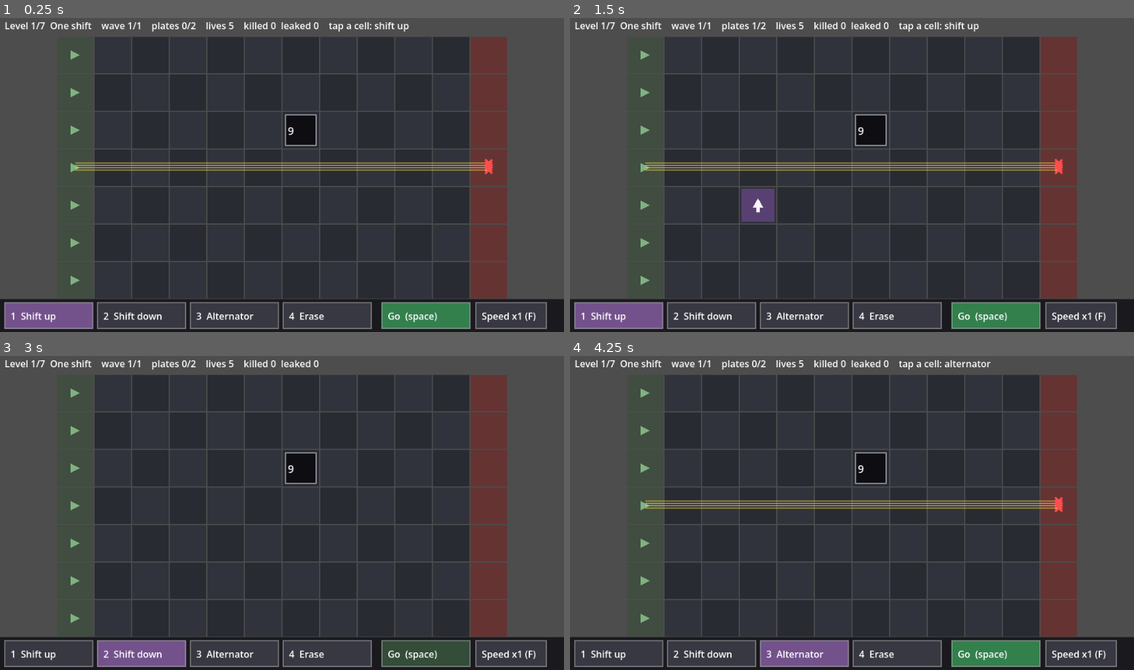
Above: before the commit, frames 1-4 (two rows, left to right).
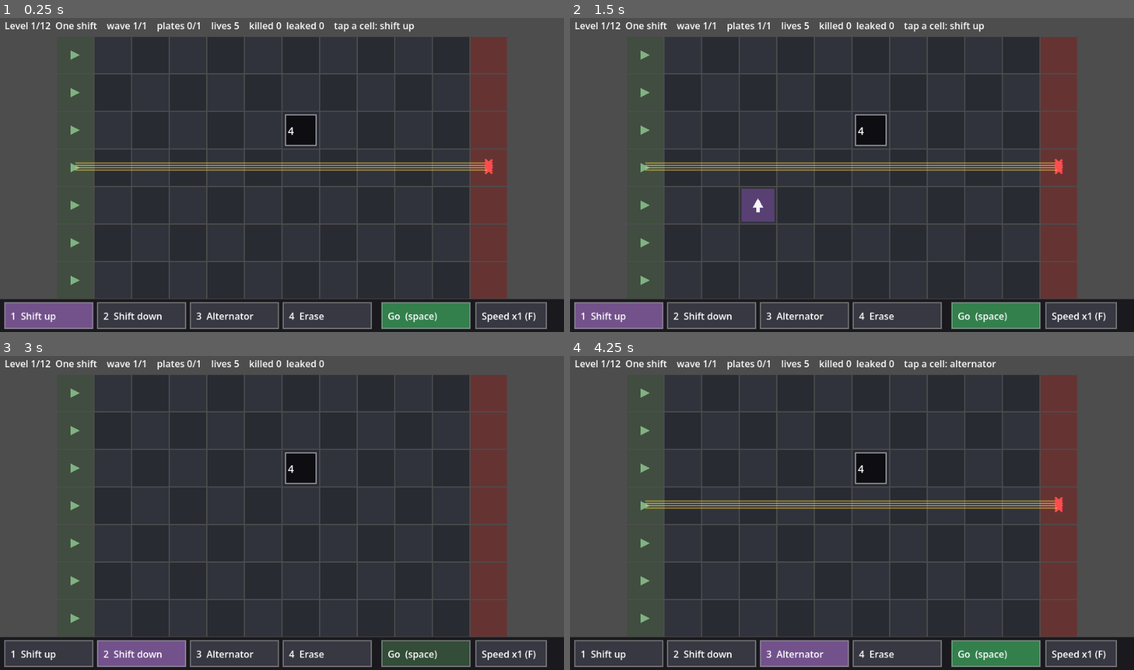
Above: after the commit, the same moments.

Repository: VladimirLi/game-off-2026
Game: Godot game, scene res://main.tscn
The game is run twice, just before and just after one commit, with the same random seed, the same clock (stepped at 60 frames per second) and the same inputs.
Inputs (mouse positions are in pixels of both pictures, inside the frame that each line leads up to):
- Up to frame 1 (0.25 s): no input
- Up to frame 2 (1.5 s): tap Enter at 0.5 s; move the mouse to (976, 159) at 0.52 s; tap R at 0.6, 1.35 s; click (976, 159) at 0.67 s; tap Space at 0.77 s; move the mouse to (739, 190) at 1.27 s; click (739, 190) at 1.42 s
- Up to frame 3 (3 s): tap Space at 1.52, 2.75 s; move the mouse to (338, 440) at 2.02 s; tap 1 at 2.1 s; click (338, 440) at 2.17 s; tap R at 2.3 s; move the mouse to (253, 575) at 2.77 s; tap 2 at 2.85 s; click (253, 575) at 2.92 s
- Up to frame 4 (4.25 s): tap Space at 3.02, 3.77 s; tap R at 3.05, 3.8 s; tap Enter at 3.5 s; move the mouse to (1021, 560) at 3.52 s; tap 3 at 3.6 s; click (1021, 560) at 3.67 s

The runs differ from the first frame. In frame 1, 0.8% of the frame differs, in the area x 7-74%, y 1-38%; in frame 2, 0.8%; in frame 3, 0.6%; in frame 4, 0.9%, in the area x 7-76%, y 1-38%.

Commit message:
Shunting Yard: twelve tighter levels, bolted floor, faster solver
Playtest said the first set was too easy. Budgets now equal the solver's
minimum, pit capacities equal the wave sizes, later levels need ordering
(a plate must come after another for the chain to work), two waves share one
layout, and bolted cells forbid plates where they would be convenient.

solve.py now does iterative deepening with a repair step: each added plate
goes on the path of a leaking enemy or of one that filled a pit on its path,
so budgets of four verify in about a minute. It also counts distinct winning
layouts at the minimum, to spot "find the one cell" levels.

Co-Authored-By: Claude Fable 5.1 <noreply@anthropic.com>
Claude-Session: https://claude.ai/code/session_01NqWBH5ixVA9psnbjQFsgAD

Diff:
--- a/prototypes/shunting-yard/main.gd
+++ b/prototypes/shunting-yard/main.gd
@@ -28,19 +28,25 @@
 const TOOL_NAME := ["Shift up", "Shift down", "Alternator", "Erase"]
 
 const LEVELS := [
-	{"name": "One shift", "pits": [[6, 2, 9]], "budget": 2, "waves": [[[Kind.LIGHT, 3, 4]]]},
-	{"name": "Slick skips a row", "pits": [[6, 2, 9], [6, 1, 9]], "budget": 2, "waves": [[[Kind.LIGHT, 3, 3], [Kind.SLICK, 3, 3]]]},
-	{"name": "Heavy needs two", "pits": [[6, 4, 9], [6, 5, 9]], "budget": 2, "waves": [[[Kind.LIGHT, 3, 3], [Kind.HEAVY, 3, 3]]]},
+	{"name": "One shift", "pits": [[6, 2, 4]], "budget": 1, "waves": [[[Kind.LIGHT, 3, 4]]]},
+	{"name": "Slick skips a row", "pits": [[6, 2, 3], [6, 1, 3]], "budget": 1, "waves": [[[Kind.LIGHT, 3, 3], [Kind.SLICK, 3, 3]]]},
+	{"name": "Heavy needs two", "pits": [[6, 4, 3], [6, 5, 3]], "budget": 2, "waves": [[[Kind.LIGHT, 3, 3], [Kind.HEAVY, 3, 3]]]},
 	{"name": "Pits fill up", "pits": [[6, 2, 3], [6, 4, 3]], "budget": 1, "waves": [[[Kind.LIGHT, 3, 6]]]},
-	{"name": "Two lanes", "pits": [[7, 3, 16]], "budget": 3, "waves": [[[Kind.LIGHT, 1, 3], [Kind.SLICK, 5, 3]], [[Kind.LIGHT, 1, 3], [Kind.SLICK, 5, 3], [Kind.HEAVY, 3, 3]]]},
-	{"name": "Sort all three", "pits": [[6, 0, 9], [6, 1, 9], [6, 2, 9]], "budget": 2, "waves": [[[Kind.LIGHT, 3, 3], [Kind.SLICK, 3, 3], [Kind.HEAVY, 3, 3]]]},
-	{"name": "Share the load", "pits": [[6, 1, 4], [6, 3, 8], [6, 5, 4]], "budget": 4, "waves": [[[Kind.LIGHT, 2, 8], [Kind.LIGHT, 4, 8]]]},
+	{"name": "Every other one", "pits": [[6, 2, 4], [6, 5, 4]], "budget": 1, "waves": [[[Kind.LIGHT, 3, 4], [Kind.SLICK, 3, 4]]]},
+	{"name": "Merge", "pits": [[7, 3, 8]], "budget": 2, "waves": [[[Kind.LIGHT, 5, 4], [Kind.SLICK, 5, 4]]]},
+	{"name": "Sort all three", "pits": [[6, 0, 3], [6, 1, 3], [6, 2, 3]], "budget": 2, "waves": [[[Kind.LIGHT, 3, 3], [Kind.SLICK, 3, 3], [Kind.HEAVY, 3, 3]]]},
+	{"name": "Two lanes, two waves", "pits": [[7, 3, 15]], "budget": 3, "waves": [[[Kind.LIGHT, 1, 3], [Kind.SLICK, 5, 3]], [[Kind.LIGHT, 1, 3], [Kind.SLICK, 5, 3], [Kind.HEAVY, 3, 3]]]},
+	{"name": "Bolted floor", "pits": [[8, 1, 4], [8, 5, 4]], "bolted": [[2, 3], [3, 3], [4, 3], [5, 3], [6, 3], [7, 3], [3, 2], [3, 4], [5, 2], [5, 4]], "budget": 2, "waves": [[[Kind.LIGHT, 3, 4], [Kind.SLICK, 3, 4]]]},
+	{"name": "Share the load", "pits": [[7, 1, 4], [7, 3, 8], [7, 5, 4]], "budget": 2, "waves": [[[Kind.LIGHT, 2, 8], [Kind.LIGHT, 4, 8]]]},
+	{"name": "Three lanes", "pits": [[8, 0, 6], [8, 2, 2], [8, 6, 6]], "budget": 4, "waves": [[[Kind.LIGHT, 1, 2], [Kind.SLICK, 3, 2], [Kind.HEAVY, 5, 2]], [[Kind.SLICK, 1, 2], [Kind.LIGHT, 3, 2], [Kind.HEAVY, 5, 2], [Kind.LIGHT, 5, 2]]]},
+	{"name": "The yard", "pits": [[9, 1, 4], [9, 2, 4], [9, 4, 4], [9, 6, 4]], "budget": 4, "waves": [[[Kind.LIGHT, 3, 4], [Kind.SLICK, 3, 4]], [[Kind.HEAVY, 3, 4], [Kind.LIGHT, 3, 4]]]},
 ]
 
 var level := 0
 var wave := 0
 var plates := {}            # Vector2i -> Array[Tool]
 var pits := {}              # Vector2i -> capacity left
+var bolted := {}            # Vector2i -> true: floor you cannot put a plate on
 var budget := 0
 var lives := LIVES
 var tool: int = Tool.UP
@@ -76,6 +82,9 @@
 	pits.clear()
 	for p in LEVELS[i]["pits"]:
 		pits[Vector2i(p[0], p[1])] = p[2]
+	bolted.clear()
+	for b in LEVELS[i].get("bolted", []):
+		bolted[Vector2i(b[0], b[1])] = true
 	budget = LEVELS[i]["budget"]
 	lives = LIVES
 	running = false
@@ -264,6 +273,9 @@
 	if pits.has(c):
 		set_note("That is a pit.")
 		return
+	if bolted.has(c):
+		set_note("Bolted floor: no plate goes here.")
+		return
 	if tool == Tool.ERASE:
 		if plates.has(c):
 			plates[c].pop_back()
@@ -377,6 +389,13 @@
 	for r in ROWS:
 		var cc := cell_center(Vector2i(0, r))
 		draw_colored_polygon(PackedVector2Array([cc + Vector2(-8, -8), cc + Vector2(8, 0), cc + Vector2(-8, 8)]), Color(0.5, 0.7, 0.5))
+	# bolted floor
+	for k in bolted:
+		var rect := cell_rect(k)
+		draw_rect(rect.grow(-4), Color(0.3, 0.3, 0.32))
+		for i in 4:
+			var q := rect.position + Vector2(14 + (i % 2) * 36, 14 + (i / 2) * 36)
+			draw_circle(q, 4, Color(0.55, 0.55, 0.58))
 	# pits
 	var live_pits: Dictionary = sim["pits"] if running else pits
 	for k in pits:
